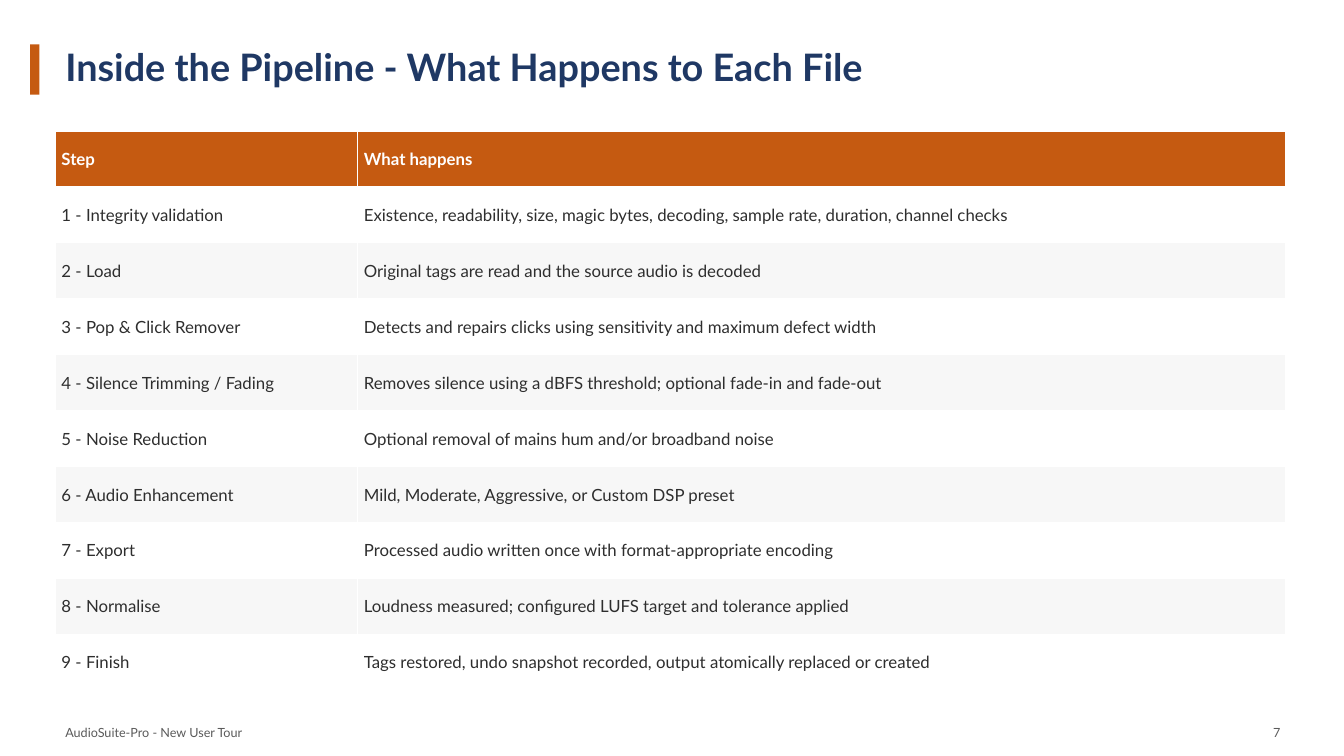
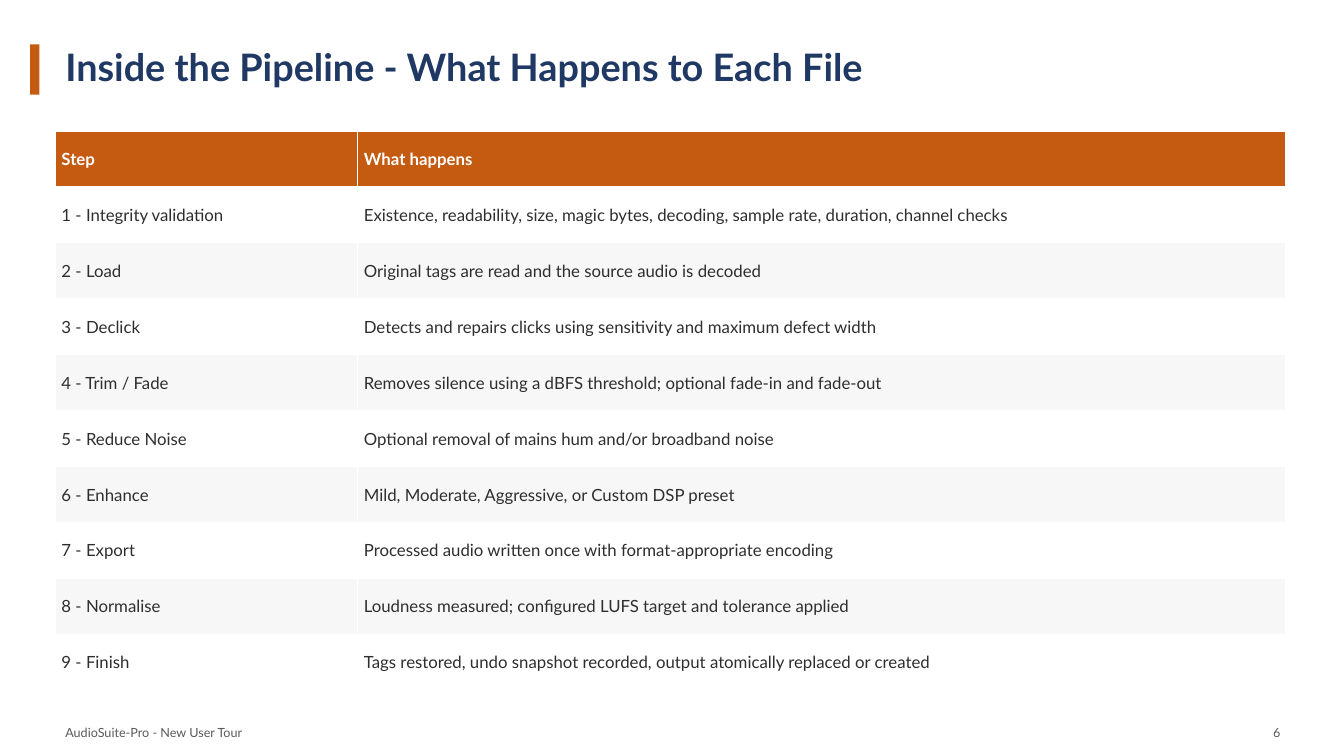
Before and after one commit to wilte01/AudioSuite-Pro, a slide deck: slide 7 of documentation/user_guides/suite_overview/AudioSuite-Pro_New_User_Presentation.pptx. Drawn at 1344x756 pixels with LibreOffice and Linux fonts; fonts in the diff are those of the drawing. Boxes give left, top, right and bottom in pixels: in the first picture for what was removed or moved away, otherwise in the second. Text is boxed around its words. In the diff, an @@ line names an element or a change of style, - is before the commit and + after.

```diff
--- a/documentation/user_guides/suite_overview/AudioSuite-Pro_New_User_Presentation.pptx
+++ b/documentation/user_guides/suite_overview/AudioSuite-Pro_New_User_Presentation.pptx
@@ table at [55,131,1286,691] @@
-row 4, column 1: 3 - Pop & Click Remover
+row 4, column 1: 3 - Declick
-row 5, column 1: 4 - Silence Trimming / Fading
+row 5, column 1: 4 - Trim / Fade
-row 6, column 1: 5 - Noise Reduction
+row 6, column 1: 5 - Reduce Noise
-row 7, column 1: 6 - Audio Enhancement
+row 7, column 1: 6 - Enhance
@@ text at [1273,728,1280,737]: text changed @@
-7
+6
```
Also in this commit, not shown: 17 other slides changed, 2 slides removed, 18 other files.
